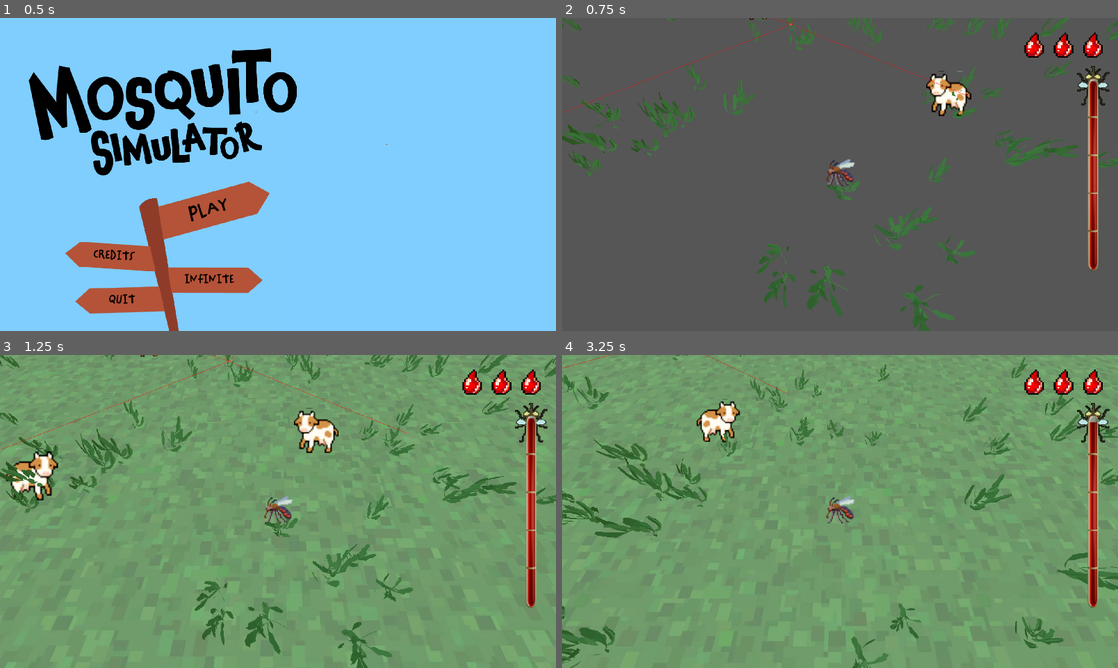
Above: before the commit, frames 1-4 (two rows, left to right).
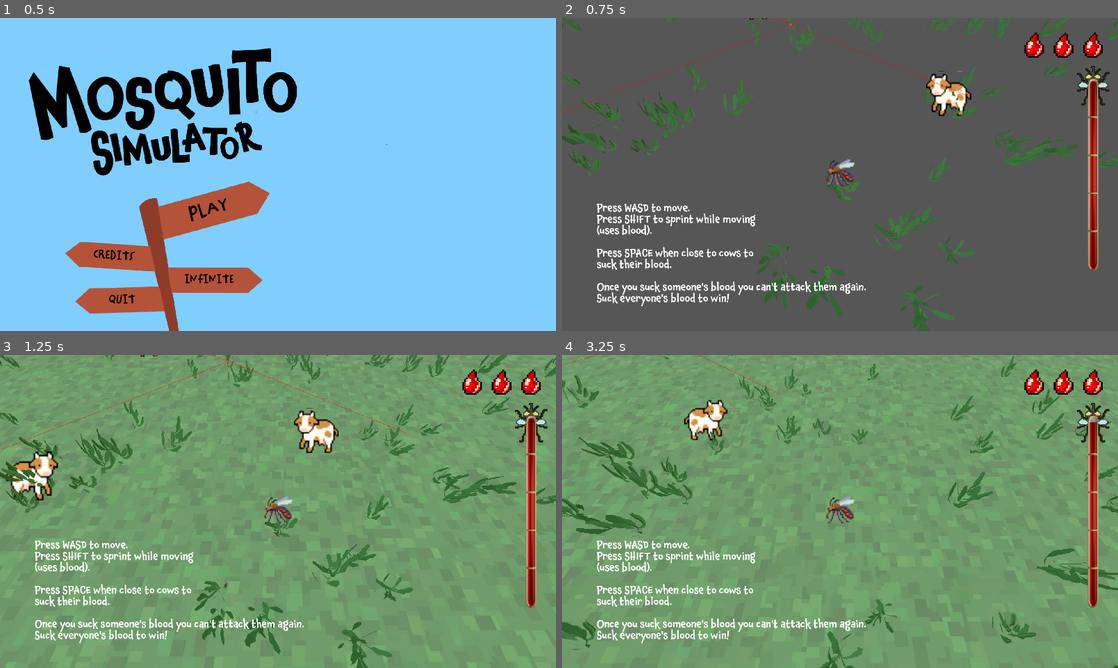
Above: after the commit, the same moments.

Repository: BrownRISDGameDevelopers/mosquito-simulator
Game: Godot game, scene res://scenes/MainMenu.tscn
The game is run twice, just before and just after one commit, with the same random seed, the same clock (stepped at 60 frames per second) and the same inputs. The engine's default icon, where the game draws it, is replaced by a stand-in: a white triangle on a blue panel in a dark square.
Inputs (mouse positions are in pixels of both pictures, inside the frame that each line leads up to):
- Up to frame 1 (0.5 s): no input
- Up to frame 2 (0.75 s): click "PLAY" at 0.5 s
- Up to frame 3 (1.25 s): no input
- Up to frame 4 (3.25 s): move the mouse to (962, 495) at 1.27 s; hold D (right) 1.28-2.03 s; hold Shift (sprint) 1.28-2.03 s; move the mouse to (728, 527) at 2.02 s; hold S (down) 2.03-2.78 s; tap Space (suck) at 2.1 s; move the mouse to (895, 442) at 2.77 s; hold D (right) from 2.78 s (still down); hold Shift (sprint) from 2.78 s (still down)

Frame 1 is identical in both runs. In frame 2, 2.2% of the frame differs, in the area x 6-55%, y 59-93%; in frame 3, 2.1%; in frame 4, 13%, in the area x 0-100%, y 0-100%.
Error before the commit: Invalid assignment of property or key 'visible' with value of type 'bool' on a base object of type 'null instance'. (res://scripts/level_container.gd:42)

Commit message:
npc.tres replaced with summer_npc2

Diff:
--- a/scenes/LevelContainer.tscn
+++ b/scenes/LevelContainer.tscn
@@ -79,4 +79,7 @@
 size_flags_horizontal = 3
 texture = ExtResource("4_wm43x")
 
+[node name="TutorialInstructions" parent="." instance=ExtResource("5_wm43x")]
+layout_mode = 1
+
 [connection signal="exited_bounds" from="MinigameViewport/SubViewport/SwatMinigame" to="." method="_on_swat_minigame_exited_bounds"]
--- a/scenes/NPC.tscn
+++ b/scenes/NPC.tscn
@@ -1,9 +1,11 @@
 [gd_scene load_steps=8 format=3 uid="uid://1ayg4tlicupc"]
 
 [ext_resource type="Script" uid="uid://dfb8m4motdh6b" path="res://scripts/npc.gd" id="1_mhefn"]
-[ext_resource type="SpriteFrames" path="res://resources/npc.tres" id="2_6xvi5"]
-[ext_resource type="SpriteFrames" uid="uid://oor82is61pg5" path="res://resources/summer_npc2.tres" id="3_jnjht"]
+[ext_resource type="SpriteFrames" uid="uid://cgjmoi64fedho" path="res://resources/summer_npc2.tres" id="3_jnjht"]
 [ext_resource type="Texture2D" uid="uid://cads8sa417atu" path="res://icon.svg" id="3_ktgr7"]
+
+[sub_resource type="Resource" id="Resource_ktgr7"]
+metadata/__load_path__ = "res://resources/npc.tres"
 
 [sub_resource type="CylinderShape3D" id="CylinderShape3D_6xvi5"]
 height = 0.125
@@ -20,7 +22,7 @@
 collision_layer = 2
 collision_mask = 4
 script = ExtResource("1_mhefn")
-npc_frames = ExtResource("2_6xvi5")
+npc_frames = SubResource("Resource_ktgr7")
 
 [node name="NavigationAgent3D" type="NavigationAgent3D" parent="."]
 simplify_path = true
@@ -32,8 +34,8 @@
 [node name="NPCSprite" type="AnimatedSprite3D" parent="."]
 transform = Transform3D(1, 0, 0, 0, 0.8660254, 0.5, 0, -0.5, 0.8660254, 0, -0.125, 0)
 billboard = 1
-sprite_frames = ExtResource("2_6xvi5")
-animation = &"walk_backward"
+sprite_frames = ExtResource("3_jnjht")
+animation = &"panic_backward"
 
 [node name="Area3D" type="Area3D" parent="."]
 
Not shown: 1 places in assets/grass.tres that only renumber resources
Not shown: 1 places in resources/summer_npc2.tres that only renumber resources
Not shown: 1 places in scenes/LevelContainer.tscn that only renumber resources
